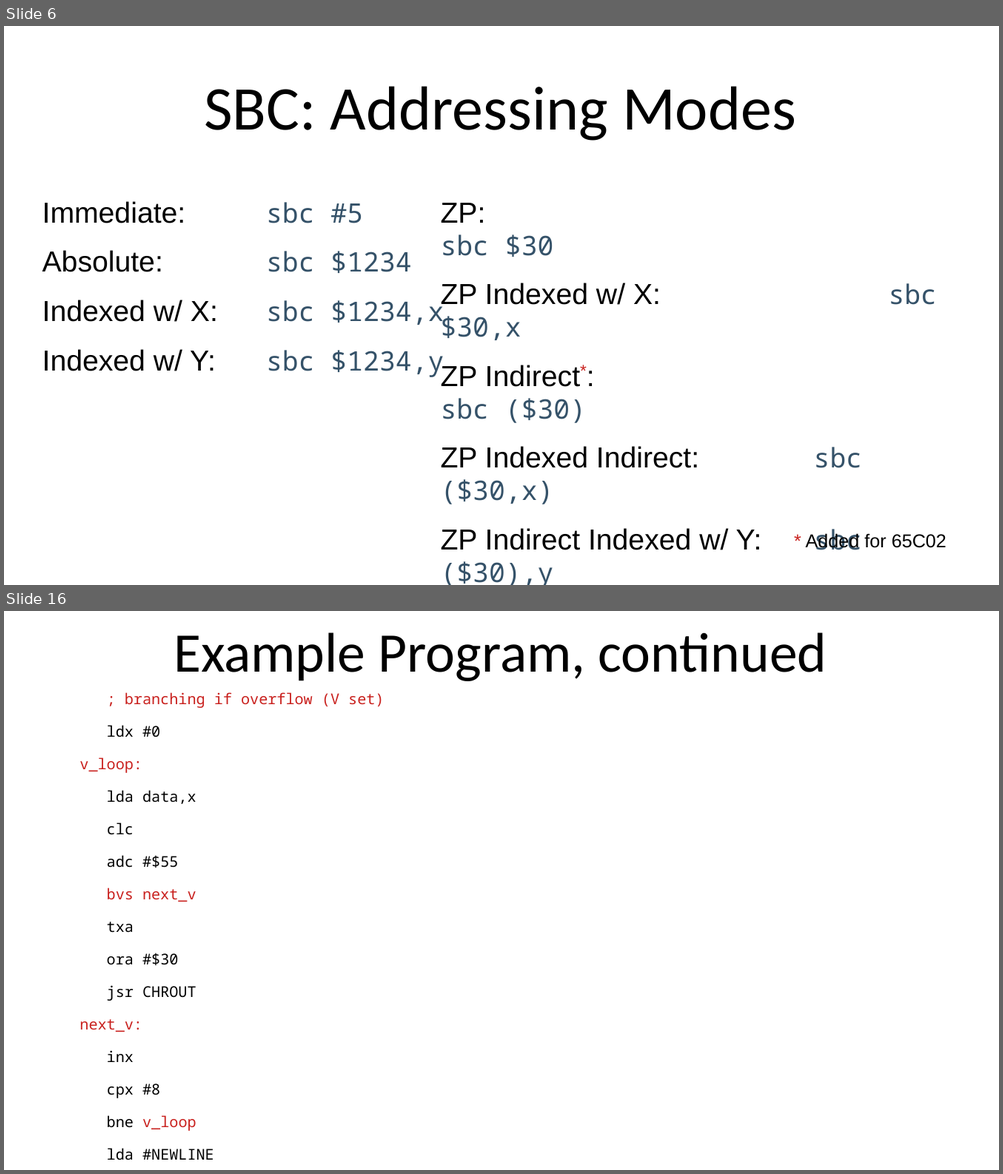
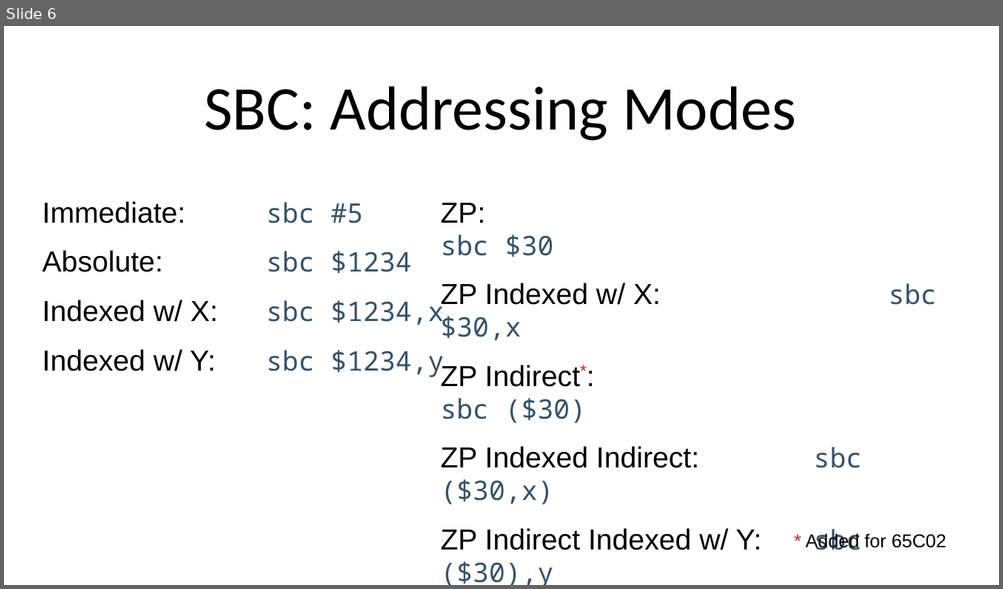
Before and after one commit to SlithyMatt/x16-assembly-tutorial, a slide deck: Lesson4/Lesson4.odp. Shown one above the other, each under a label of ours: slides 6 and 16 before the commit, slide 6 after it; the slides between them are not shown. The pictures are 1003x1174 and 1003x589 pixels, drawn with LibreOffice and Linux fonts; fonts in the diff are those of the drawing. Boxes give left, top, right and bottom in pixels: in the first picture for what was removed or moved away, otherwise in the second. Text is boxed around its words. In the diff, an @@ line names an element or a change of style, - is before the commit and + after.

```diff
--- a/Lesson4/Lesson4.odp
+++ b/Lesson4/Lesson4.odp
@@ slide 16 removed at (x1=4, y1=611, x2=999, y2=1170), background #FFFFFF @@
@@ title removed at (x1=173, y1=632, x2=827, y2=681) @@
-Example Program, continued
@@ text removed at (x1=79, y1=692, x2=384, y2=1161) @@
-; branching if overflow (V set)
-ldx #0
-v_loop:
-lda data,x
-clc
-adc #$55
-bvs next_v
-txa
-ora #$30
-jsr CHROUT
-next_v:
-inx
-cpx #8
-bne v_loop
-lda #NEWLINE
-jsr CHROUT
-rts
```
Also in this commit, not shown: 1 slide changed, 10 slides added, 8 other slides removed.
